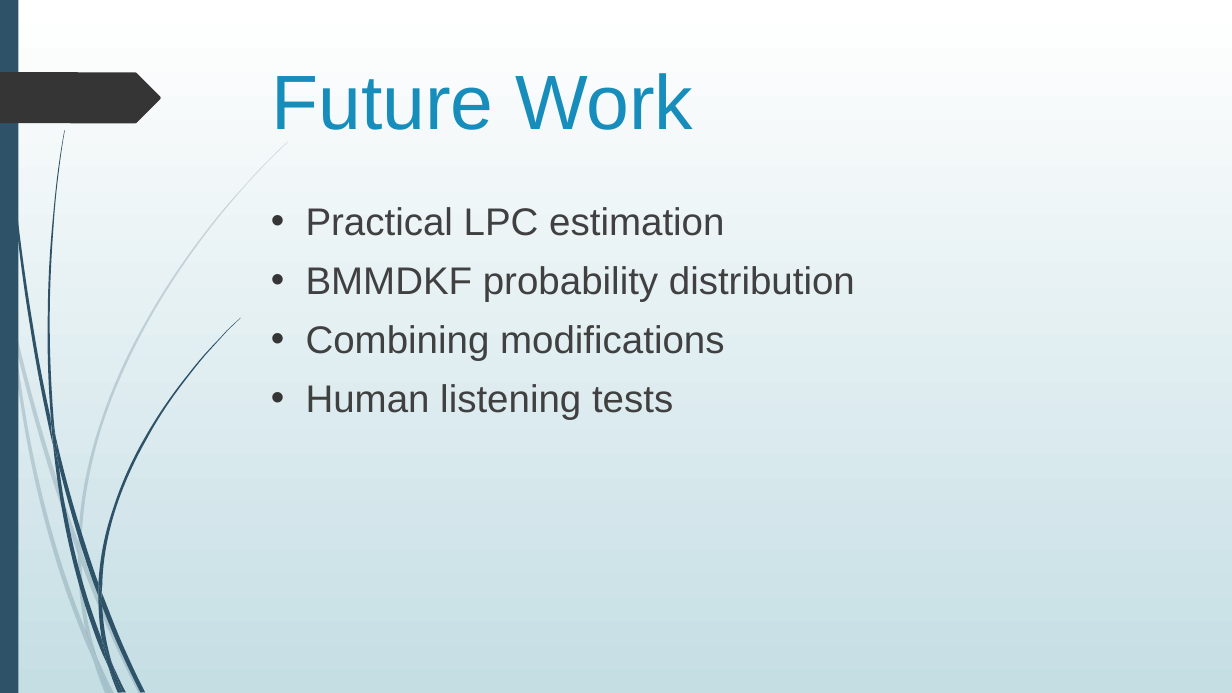
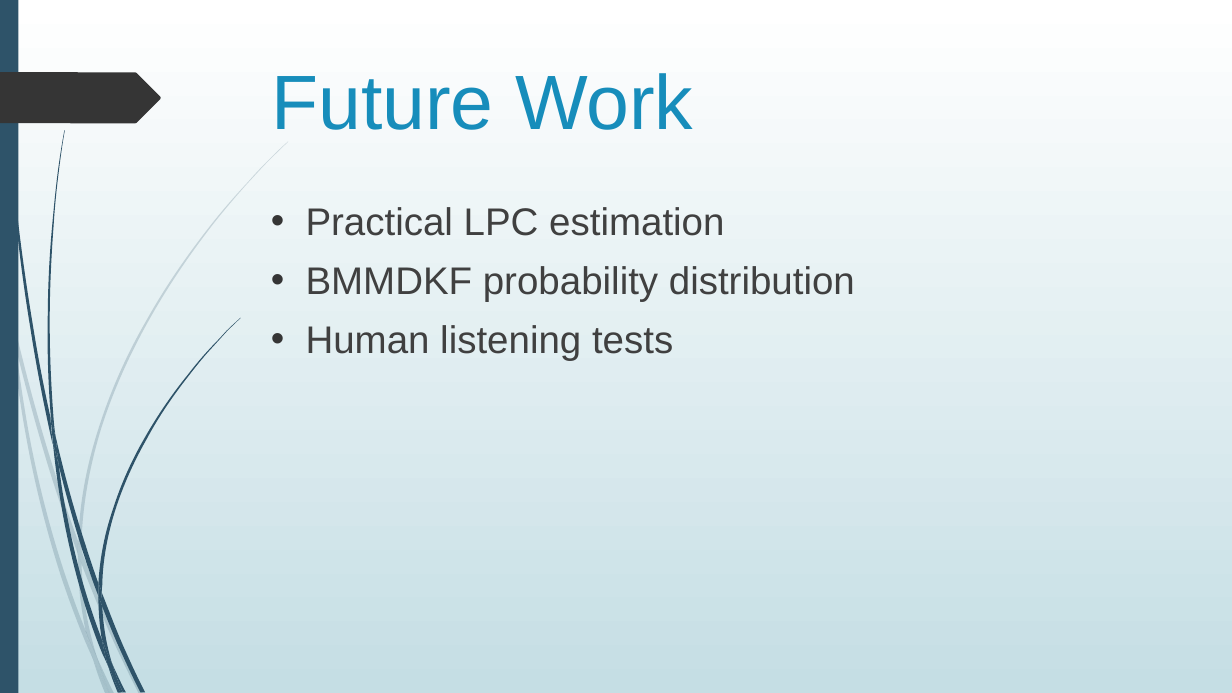
Before and after one commit to jygoh1/FinalYearProject, a slide deck: slide 23 of Presentation/draft_other.pptx (slide 27 before the commit). Drawn at 1232x693 pixels with LibreOffice and Linux fonts; fonts in the diff are those of the drawing. Boxes give left, top, right and bottom in pixels: in the first picture for what was removed or moved away, otherwise in the second. Text is boxed around its words. In the diff, an @@ line names an element or a change of style, - is before the commit and + after.

```diff
--- a/Presentation/draft_other.pptx
+++ b/Presentation/draft_other.pptx
@@ text at [306, 325, 724, 361]: paragraph removed @@
-• Combining modifications
```
Also in this commit, not shown: 13 other slides changed, 4 slides removed, 4 other files.
